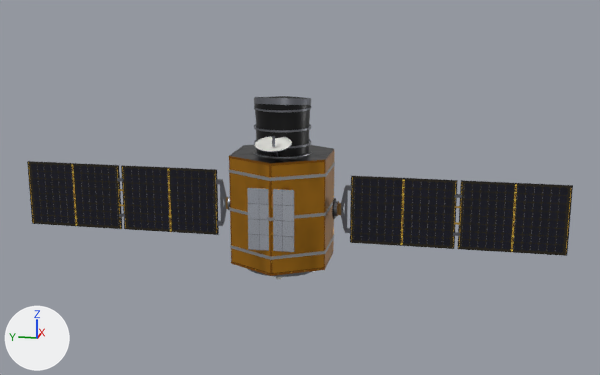
The glTF model api-interop/gnss-predict/models/theos-2/theos-2.glb, before and after one commit.
Before and after are seen from a 50 mm camera at (-10.4, -2.31, 2.86) aimed at (0.41, -0.15, 0.16). Lighting does not change. The marker at lower left points along +X, +Y and +Z. The picture after the commit comes second. Where no turn or scale is listed for an object, it has been applied to the vertices. Vertices at exactly the same position are counted once.

Objects in the first picture: 'bus', 'wing+Y', 'wing-Y' and 1 more.
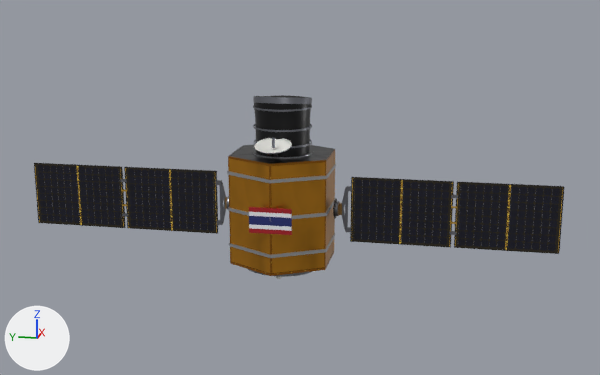
The newer file is also rescaled (x1.039) as a whole; pictures and numbers use the older file's frame.

What differs and where, as boxes [x1, y1, x2, y2] in the pictures (600 x 375 px; the box of a moved part takes in the faces that stretch with it):
'bus', reshaped (6% wider): before [228, 96, 336, 279]; after [227, 95, 342, 279]
'wing-Y', rescaled: before [338, 176, 573, 256]; after [339, 177, 564, 254]
'wing+Y', rescaled: before [27, 161, 228, 235]; after [34, 163, 228, 234]
part 1 of me_bus, added: after [229, 232, 335, 258]
part 2 of me_bus, added: after [228, 198, 336, 219]
part 3 of me_bus, added: after [227, 163, 336, 183]
part 4 of me_bus, moved or reshaped: before [254, 149, 312, 158]; after [254, 95, 311, 122]
part 5 of me_bus, moved or reshaped (not visible before): after [253, 105, 312, 112]
part 6 of me_bus, rebuilt: before [229, 145, 334, 276]; after [228, 145, 335, 276]
part 7 of me_bus, added: after [249, 207, 292, 235]
part 8 of me_bus, deleted: before [230, 235, 334, 260]
part 9 of me_bus, deleted: before [228, 162, 335, 181]
part 10 of me_bus, moved or reshaped: before [229, 96, 334, 252]; after [253, 96, 312, 157]

The change, as a diff of the scene's bpy script:
```diff
--- a/api-interop/gnss-predict/models/theos-2/theos-2.glb.py
+++ b/api-interop/gnss-predict/models/theos-2/theos-2.glb.py
@@ me_bus @@
-me_bus.from_pydata(...)  # 1018 vertices, 1526 faces; spans x -0.76..1.45, y -0.63..0.63, z -0.93..1.48
+me_bus.from_pydata(...)  # 1078 vertices, 1606 faces; spans x -0.77..1.59, y -0.65..0.65, z -0.91..1.49
+# me_bus part 1: a new loose piece, a 6-sided cylinder along z spanning x -0.746..0.746, y -0.646..0.646, z -0.481..-0.438, in mat_aluminium (light grey #c7c9cf)
+# me_bus part 2: a new loose piece, a 6-sided cylinder along z spanning x -0.746..0.746, y -0.646..0.646, z 0.0..0.043, in mat_aluminium (light grey #c7c9cf)
+# me_bus part 3: a new loose piece, a 6-sided cylinder along z spanning x -0.746..0.746, y -0.646..0.646, z 0.481..0.525, in mat_aluminium (light grey #c7c9cf)
+# me_bus part 4: the loose piece of 56 vertices spanning x -0.38..0.38, y -0.38..0.38, z 0.68..0.74 is scaled about its middle by (0.951, 0.951, -4.04), then moved by (0.0, 0.0, 0.59)
+# me_bus part 5: the loose piece of 56 vertices spanning x -0.29..0.29, y -0.29..0.29, z 0.82..0.85 is scaled about its middle by (1.32, 1.32, 0.802), then moved by (0.0, 0.0, 0.48), in mat_titanium_grey (grey #85878f)
+# me_bus part 6: the loose piece of 12 vertices spanning x -0.72..0.72, y -0.62..0.62, z -0.73..0.73 is rebuilt with 12 vertices and now spans x -0.73..0.73, y -0.63..0.63, z -0.72..0.72
+# me_bus part 7: a new loose piece of 24 vertices spanning x -0.74..-0.72, y -0.27..0.27, z -0.16..0.16
+# me_bus part 8: the loose piece of 12 vertices spanning x -0.73..0.73, y -0.63..0.63, z -0.51..-0.47 is deleted
+# me_bus part 9: the loose piece of 12 vertices spanning x -0.73..0.73, y -0.63..0.63, z 0.51..0.55 is deleted
+# me_bus part 10: 70 vertices moved within x -0.55..0.38, y -0.38..0.38, z -0.87..1.41; 548 vertices removed from x -0.76..0.73, y -0.63..0.63, z -0.92..1.48; 436 vertices added at x -0.77..0.39, y -0.38..0.38, z -0.91..1.49
+# other edits to the shape of me_bus do not show in these pictures
 me_bus.materials.append(mat_mli_gold)
@@ me_bus @@
 me_bus.materials.append(mat_aluminium)
-me_bus.materials.append(mat_osr_radiator)  # picture img_tex_osr_tiles
 me_bus.materials.append(mat_carbon_black)
@@ me_bus @@
 me_bus.materials.append(mat_solar_cells)
+me_bus.materials.append(mat_thai_red)  # red #a61924
+me_bus.materials.append(mat_thai_white)  # white #ebebf0
+me_bus.materials.append(mat_thai_blue)  # dark blue #242e70
@@ me_wing_y @@
-me_wing_y.from_pydata(...)  # 96 vertices, 144 faces; spans x -0.03..0.03, y 0.06..2.96, z -0.45..0.45
+me_wing_y.from_pydata(...)  # 96 vertices, 144 faces; spans x -0.03..0.03, y 0.07..2.86, z -0.43..0.43
+# me_wing_y part 11: the whole mesh is scaled about its middle by 0.963, then moved by (0.0, -0.04, 0.0)
 me_wing_y.materials.append(mat_bronze_anodised)
@@ me_wing_y_1 @@
-me_wing_y_1.from_pydata(...)  # 96 vertices, 144 faces; spans x -0.03..0.03, y -2.96..-0.06, z -0.45..0.45
+me_wing_y_1.from_pydata(...)  # 96 vertices, 144 faces; spans x -0.03..0.03, y -2.86..-0.07, z -0.43..0.43
+# me_wing_y_1 part 12: the whole mesh is scaled about its middle by 0.963, then moved by (0.0, 0.04, 0.0)
 me_wing_y_1.materials.append(mat_bronze_anodised)
```
